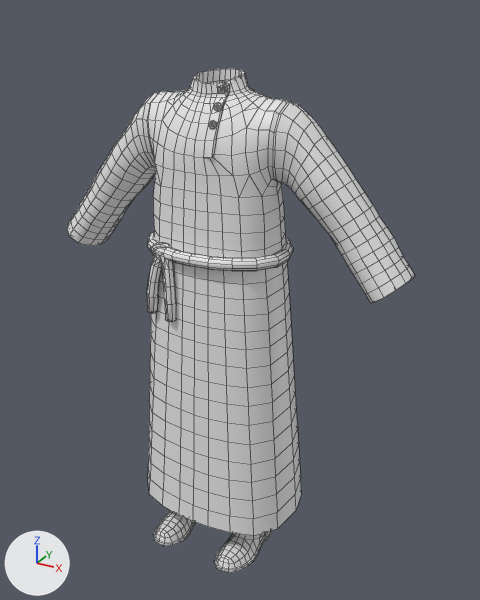
An edit to the Blender file Attires_Characters/Peasants/Kulaks/Type2/Attire_Peasant_Kulak_Type2.blend, drawn before and after from the same camera.
One viewpoint serves both versions: a camera (50 mm lens) standing at (0.977, -1.651, 1.717) and looking at (0.053, 0.029, 0.877). Arrows for +X, +Y and +Z are at lower left; the lights stay in place. The picture after the commit comes second. Mesh edges are drawn as thin lines.

The first picture shows 'Attire_Peasant_Kulak_Type2'.
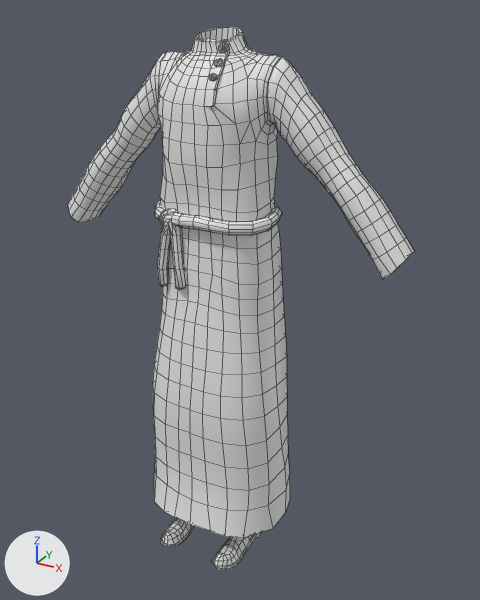
Commit message: Updated Peasants Kulaks Attires

The newer file adds a shape key; the second version is drawn at full value of the shape key 'BlendShape_BodyType_Male_Thin' of 'Attire_Peasant_Kulak_Type2', and the change is written as the vertex moves it makes.

Changed parts and their boxes (x1, y1, x2, y2) in the pictures (480 x 600 px; the box of a moved part takes in the faces that stretch with it):
'Attire_Peasant_Kulak_Type2', reshaped (7% taller): before (67, 68, 415, 573); after (68, 27, 414, 569)
part 1 of me_attire_peasant_kulak_type2, moved or reshaped: before (213, 102, 221, 111); after (213, 59, 222, 66)
part 2 of me_attire_peasant_kulak_type2, moved or reshaped: before (218, 85, 226, 94); after (218, 44, 226, 53)
part 3 of me_attire_peasant_kulak_type2, moved or reshaped: before (209, 121, 216, 129); after (209, 73, 217, 81)
part 4 of me_attire_peasant_kulak_type2, moved or reshaped: before (67, 68, 415, 573); after (68, 27, 414, 569)

The change, as a list of edits to the scene's bpy script:
```text
Change me_attire_peasant_kulak_type2:
    used by ob_attire_peasant_kulak_type2; location = (0.0, 0.0, 0.0)
    remove me_attire_peasant_kulak_type2.from_pydata(...)  # 2428 vertices, 2588 faces; spans x -0.59..0.59, y -0.23..0.18, z 0.0..1.56
    add me_attire_peasant_kulak_type2.from_pydata(...)  # 2428 vertices, 2588 faces; spans x -0.58..0.58, y -0.23..0.16, z 0.0..1.67
    me_attire_peasant_kulak_type2 part 1: the loose piece of 26 vertices spanning x 0.03..0.06, y -0.09..-0.07, z 1.47..1.49 is moved by (0.0, 0.0, 0.11)
    me_attire_peasant_kulak_type2 part 2: the loose piece of 26 vertices spanning x 0.03..0.06, y -0.06..-0.05, z 1.51..1.53 is moved by (0.0, 0.01, 0.1)
    me_attire_peasant_kulak_type2 part 3: the loose piece of 26 vertices spanning x 0.03..0.06, y -0.12..-0.1, z 1.42..1.45 is moved by (0.0, 0.0, 0.12)
    me_attire_peasant_kulak_type2 part 4: 2344 of 2428 vertices moved; they spanned x -0.59..0.59, y -0.23..0.18, z 0.0..1.56 and now span x -0.58..0.58, y -0.23..0.16, z 0.0..1.67; mean shift (0.0, 0.0, 0.08); largest move (-0.22, -0.03, 1.28) -> (-0.19, -0.02, 1.44)
```
